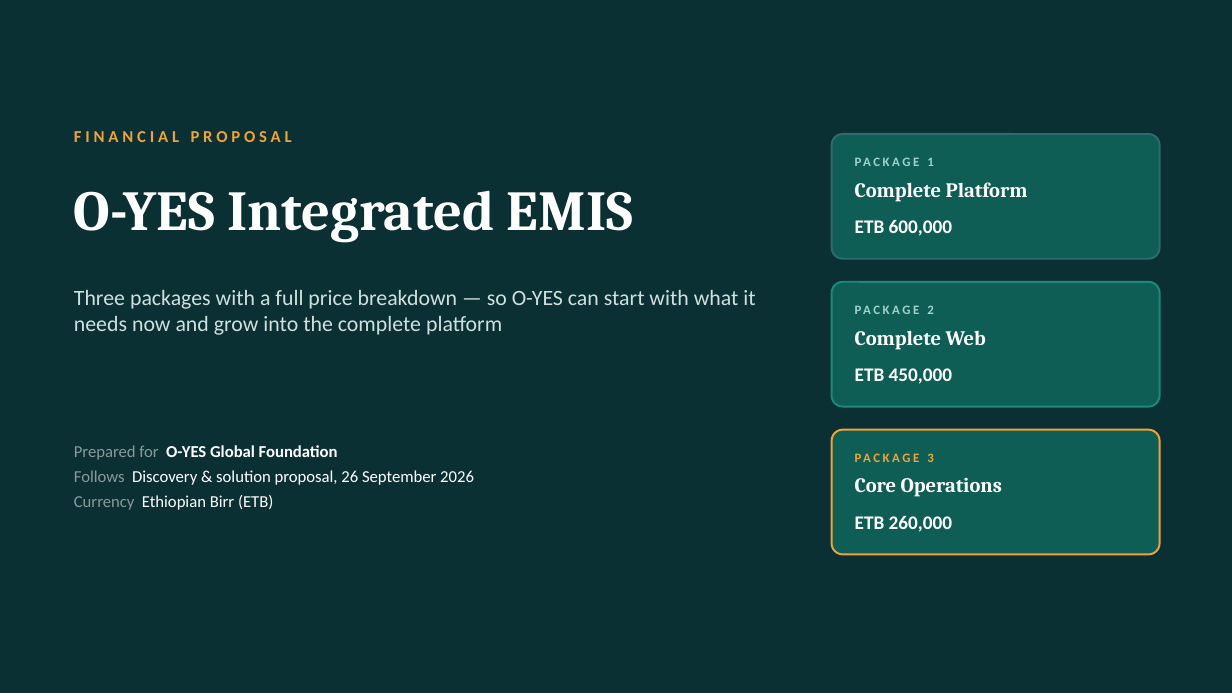
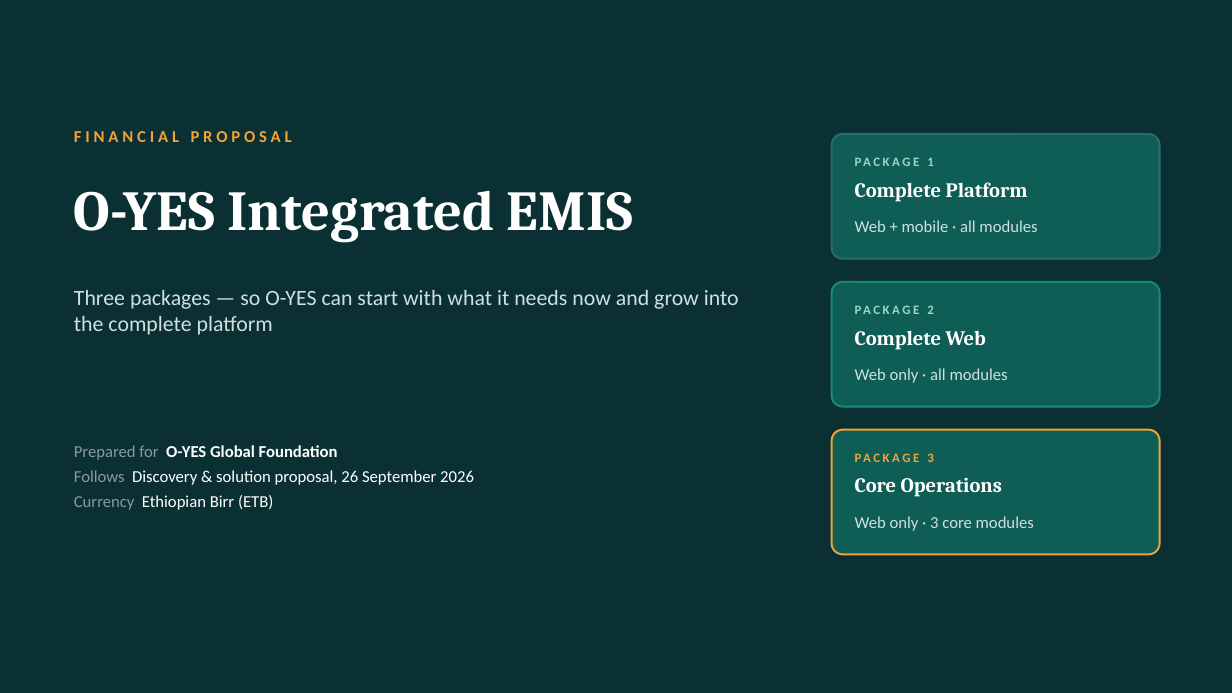
Before and after one commit to Abakas-Tech/ems-client, a slide deck: slide 1 of docs/proposals/O-YES_EMIS_Financial_Proposal.pptx. Drawn at 1232x693 pixels with LibreOffice and Linux fonts; fonts in the diff are those of the drawing. Boxes give left, top, right and bottom in pixels: in the first picture for what was removed or moved away, otherwise in the second. Text is boxed around its words. In the diff, an @@ line names an element or a change of style, - is before the commit and + after.

```diff
--- a/docs/proposals/O-YES_EMIS_Financial_Proposal.pptx
+++ b/docs/proposals/O-YES_EMIS_Financial_Proposal.pptx
@@ text at bbox=[855, 220, 1037, 232]: text changed; size 15 to 13 pt; text colour #FFFFFF to #CFE0DE; bold off @@
-ETB 600,000
+Web + mobile · all modules
@@ text at bbox=[74, 290, 739, 335]: text changed @@
-Three packages with a full price breakdown — so O-YES can start with what it needs now and grow into the complete platform
+Three packages — so O-YES can start with what it needs now and grow into the complete platform
@@ text at bbox=[855, 368, 1008, 383]: text changed; size 15 to 13 pt; text colour #FFFFFF to #CFE0DE; bold off @@
-ETB 450,000
+Web only · all modules
@@ text at bbox=[855, 516, 1034, 531]: text changed; size 15 to 13 pt; text colour #FFFFFF to #CFE0DE; bold off @@
-ETB 260,000
+Web only · 3 core modules
```
Also in this commit, not shown: 6 other slides changed, 1 slide added, 4 slides removed, 1 other file.
